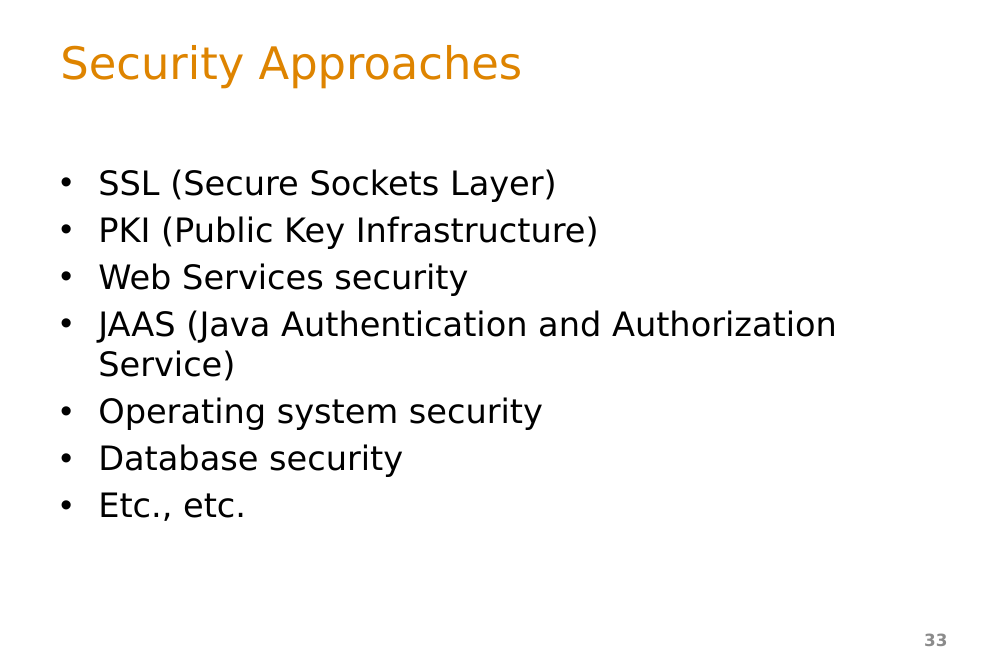
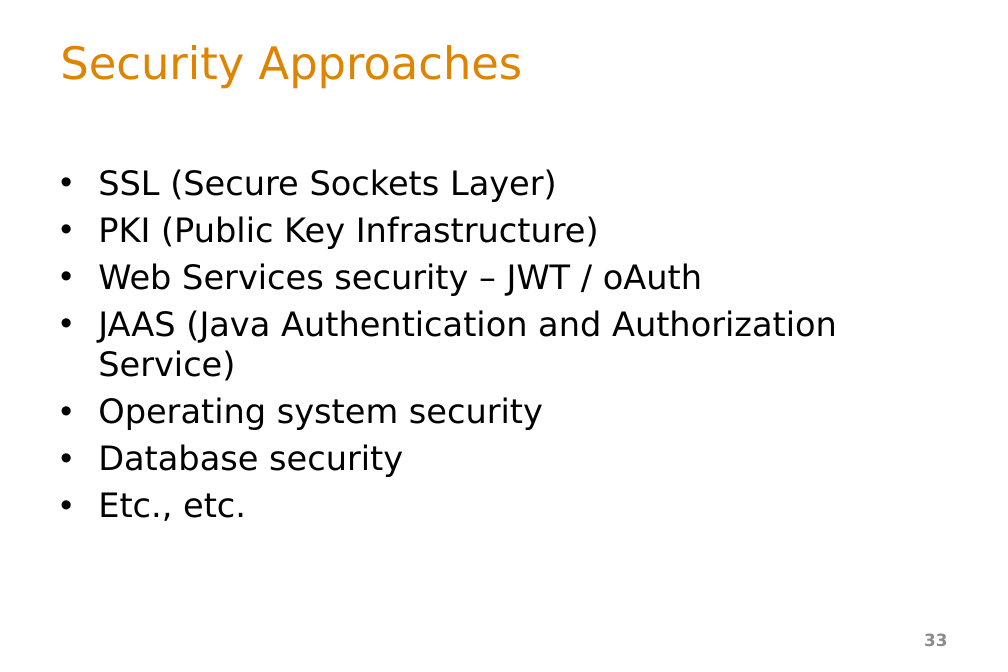
Before and after one commit to ArchitectingSoftware/SE577-SoftwareArchitecture, a slide deck: slide 33 of lectures/_L2b Requirements.pptx. Drawn at 1008x672 pixels with LibreOffice and Linux fonts; fonts in the diff are those of the drawing. Boxes give left, top, right and bottom in pixels: in the first picture for what was removed or moved away, otherwise in the second. Text is boxed around its words. In the diff, an @@ line names an element or a change of style, - is before the commit and + after.

```diff
--- a/lectures/_L2b Requirements.pptx
+++ b/lectures/_L2b Requirements.pptx
@@ text at (98, 263, 702, 296): text changed @@
-• Web Services security
+• Web Services security – JWT / oAuth
```
Also in this commit, not shown: 5 other slides changed, 26 slides removed, 7 other files.
